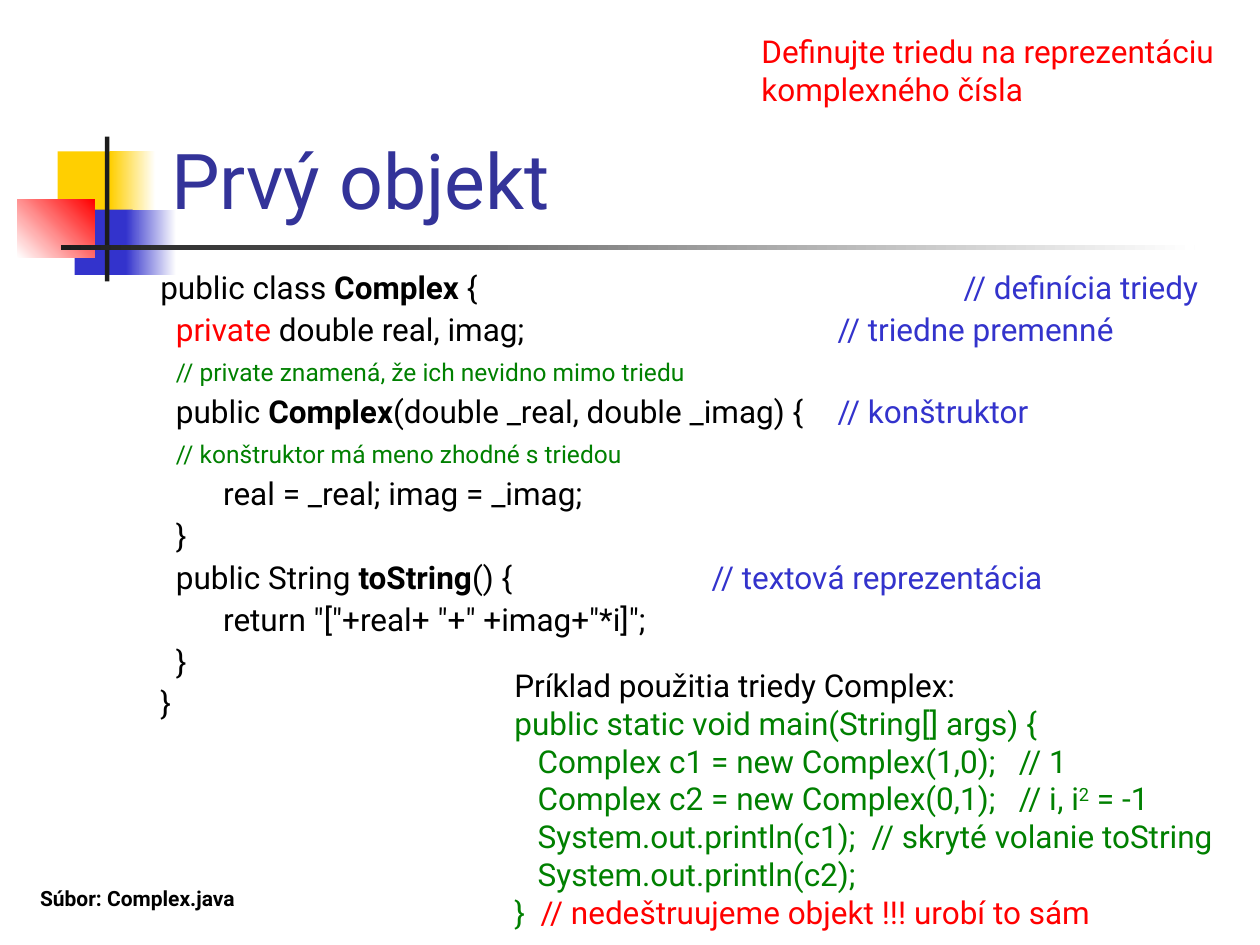
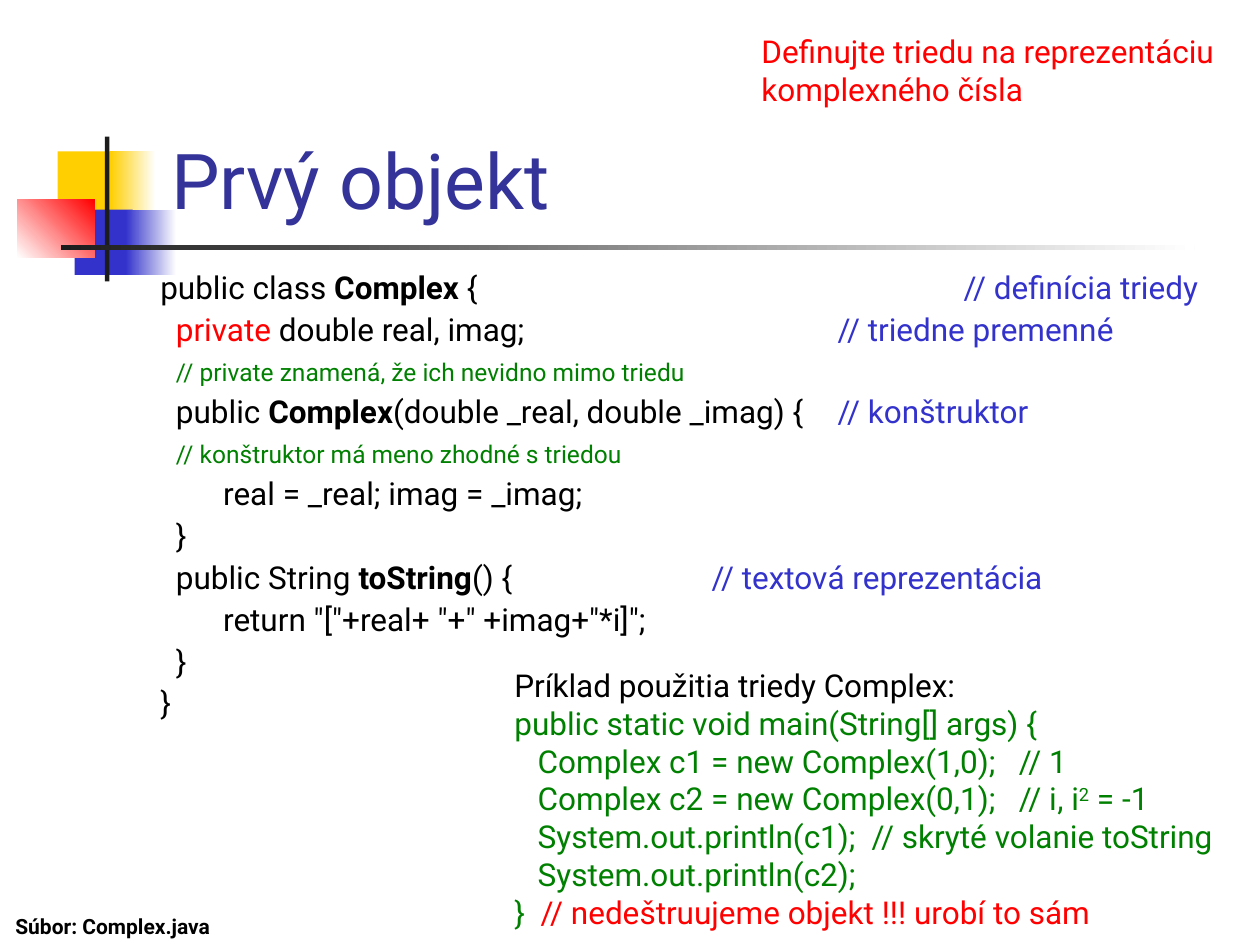
Before and after one commit to Programovanie4/Prednasky, a slide deck: slide 5 of 03/03_java.ppt. Drawn at 1260x945 pixels with LibreOffice and Linux fonts; fonts in the diff are those of the drawing. Boxes give left, top, right and bottom in pixels: in the first picture for what was removed or moved away, otherwise in the second. Text is boxed around its words. In the diff, an @@ line names an element or a change of style, - is before the commit and + after.

```diff
--- a/03/03_java.ppt
+++ b/03/03_java.ppt
@@ text "Súbor: Complex.java": place and size @@
-text "Súbor: Complex.java" at (40,890,234,911)
+text "Súbor: Complex.java" at (15,918,209,939)
```
Also in this commit, not shown: 3 other slides changed, 1 other file.
